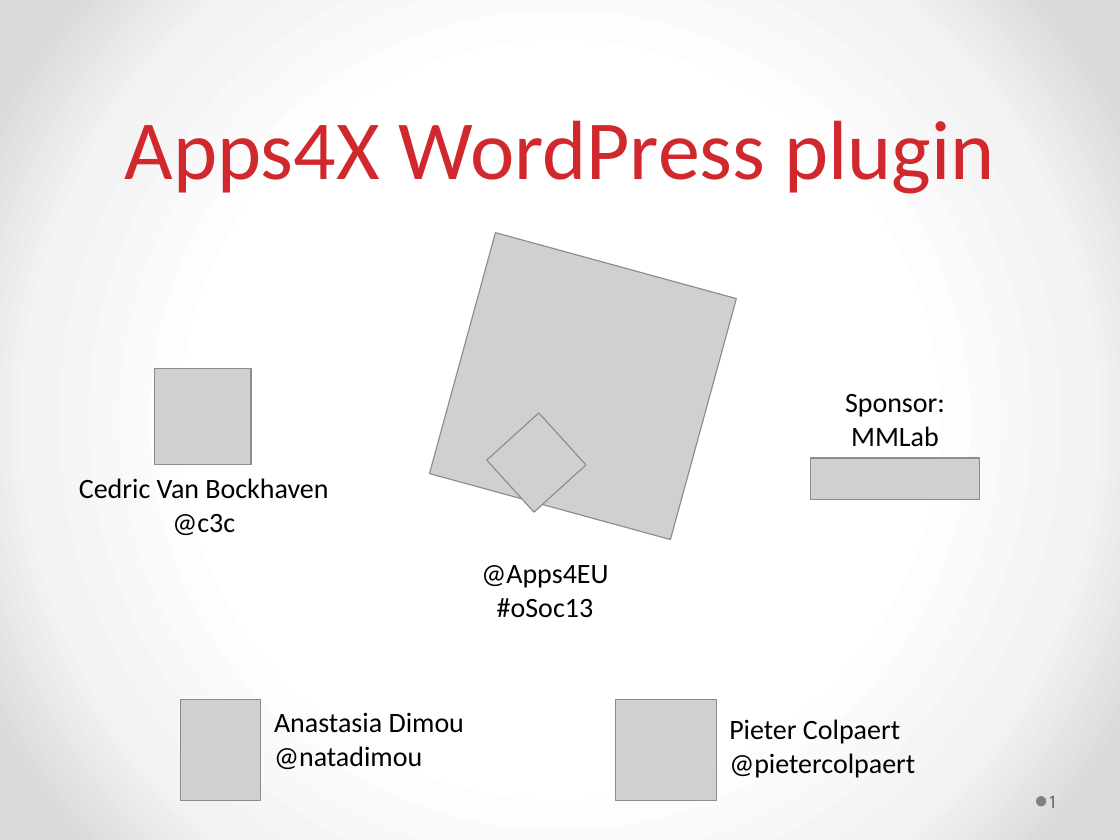
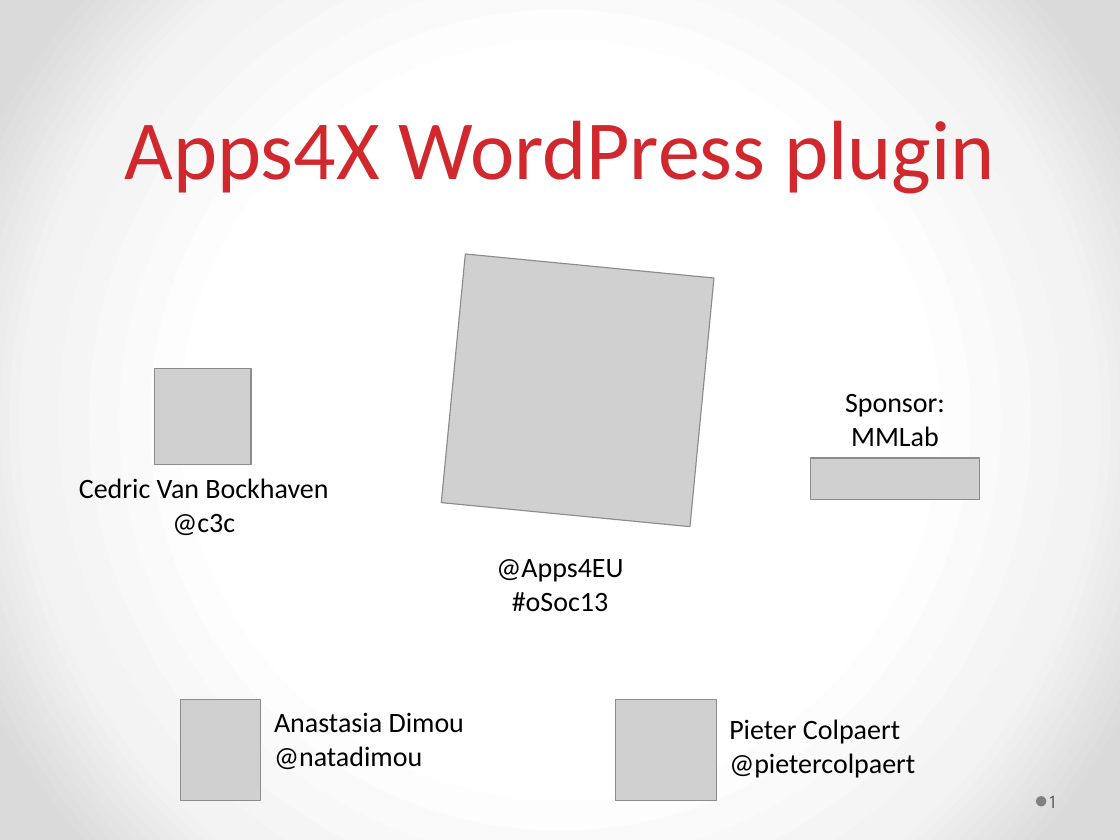
Before and after one commit to oSoc13/AppsForX, a slide deck: slide 1 of meta/apps4x.pptx. Drawn at 1120x840 pixels with LibreOffice and Linux fonts; fonts in the diff are those of the drawing; grey boxes stand for pictures. Boxes give left, top, right and bottom in pixels: in the first picture for what was removed or moved away, otherwise in the second. Text is boxed around its words. In the diff, an @@ line names an element or a change of style, - is before the commit and + after.

Commit message:
Report + powerpoint + logo update

```diff
--- a/meta/apps4x.pptx
+++ b/meta/apps4x.pptx
@@ picture at (441,254,714,527): rotation 15 to 5 degrees @@
@@ picture removed at (487,413,587,513) @@
@@ text "@Apps4EU": place and size @@
-text "@Apps4EU" at (481,565,608,618)
+text "@Apps4EU" at (496,559,623,612)
```
Also in this commit, not shown: 2 other files.
